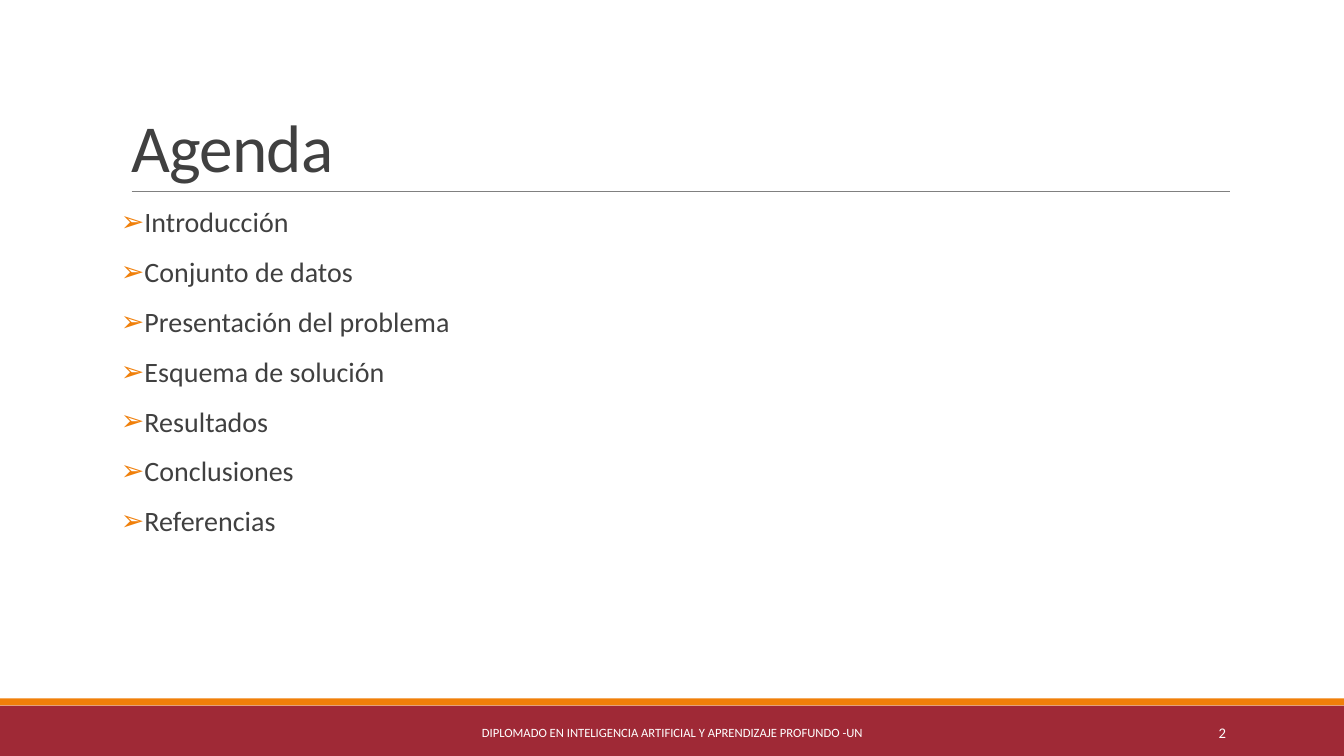
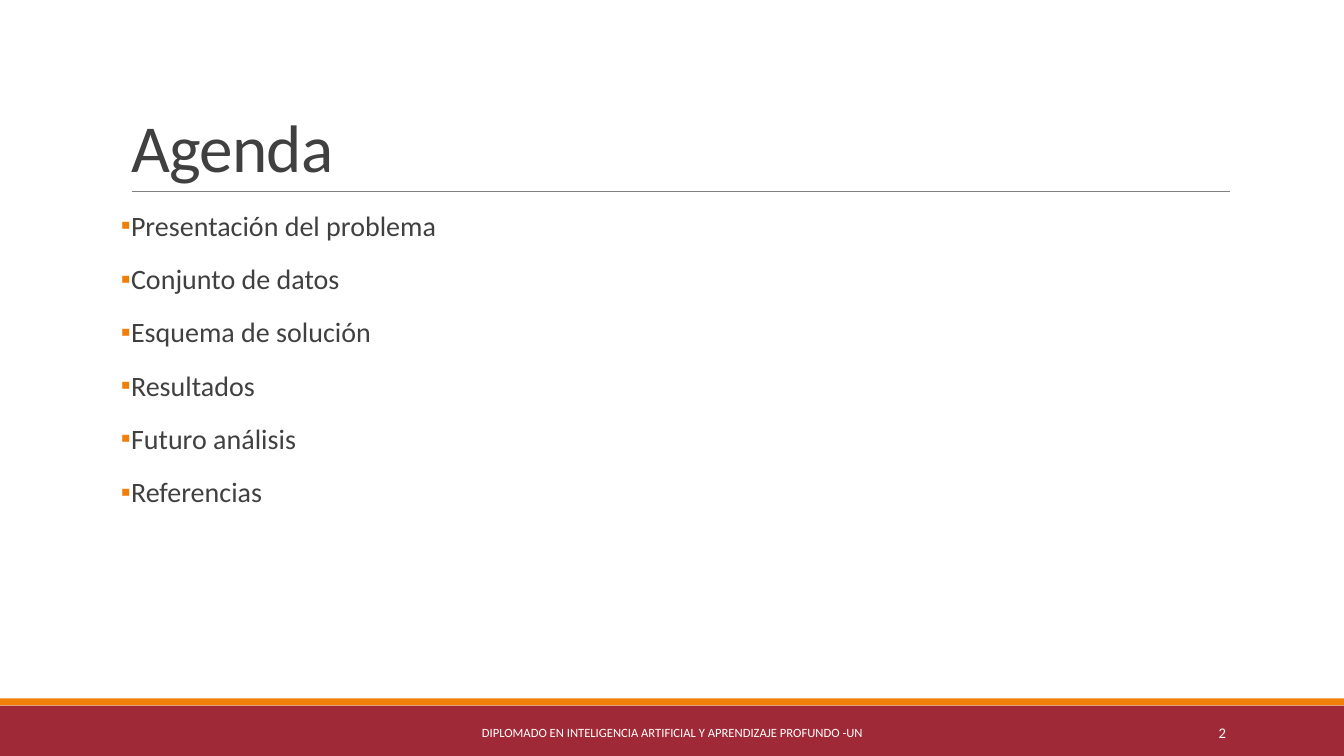
Before and after one commit to anmarphy/Airbnb-Deep-Learning-Pricing-Model, a slide deck: slide 2 of Presentacion_v1.pptx. Drawn at 1344x756 pixels with LibreOffice and Linux fonts; fonts in the diff are those of the drawing. Boxes give left, top, right and bottom in pixels: in the first picture for what was removed or moved away, otherwise in the second. Text is boxed around its words. In the diff, an @@ line names an element or a change of style, - is before the commit and + after.

```diff
--- a/Presentacion_v1.pptx
+++ b/Presentacion_v1.pptx
@@ text at (131,216,436,241): text changed @@
-➢ Introducción
+▪ Presentación del problema
@@ text at (131,269,371,502): bullet ➢ to ▪; line spacing 0.9 to 1 @@
@@ text at (144,312,450,337): paragraph removed @@
-➢ Presentación del problema
@@ text at (131,429,296,449): text changed @@
-➢ Conclusiones
+▪ Futuro análisis
```
Also in this commit, not shown: 6 other slides changed, 2 slides removed.
